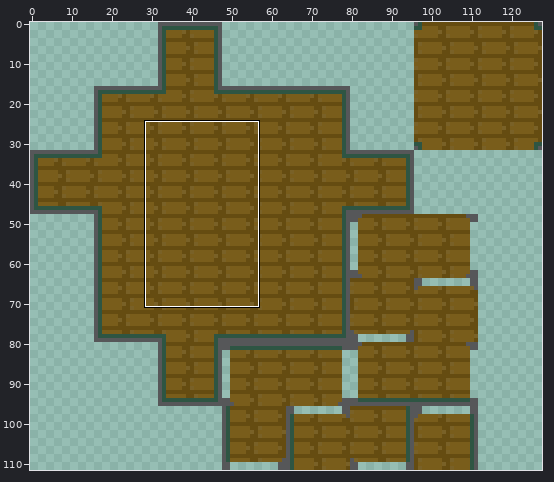
Edited in one commit: sprite sheet (Assets/Sprites/Home/Tilemaps/Lounge/woodenfloormap.png). The picture above shows the old version from afar; the outline marks the close-up.
Close-up. Before:
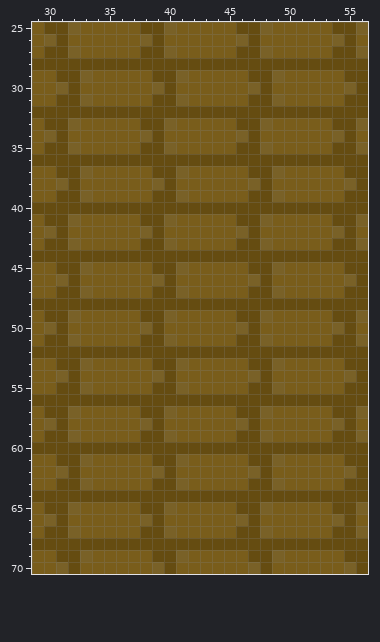
The file is 128x112 pixels. Shown: x 29..56, y 25..70.
New version:
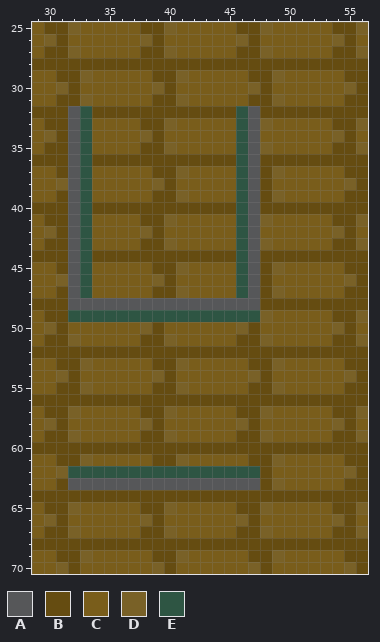
Palette (. is transparent): A #565759  B #654c11  C #795d1b  D #796127  E #2e5543
The exact change:
@@ x 29..56 @@
 31 CCBBDCCCCCBBDCCCCCBBDCCCCCBB
-32 BBBBBBBBBBBBBBBBBBBBBBBBBBBB
-33 CBBDCCCCCBBDCCCCCBBDCCCCCBBD
-34 CDBCCCCCCDBCCCCCCDBCCCCCCDBC
-35 CBBDCCCCCBBDCCCCCBBDCCCCCBBD
-36 BBBBBBBBBBBBBBBBBBBBBBBBBBBB
-37 CCBBDCCCCCBBDCCCCCBBDCCCCCBB
-38 CCDBCCCCCCDBCCCCCCDBCCCCCCDB
-39 CCBBDCCCCCBBDCCCCCBBDCCCCCBB
-40 BBBBBBBBBBBBBBBBBBBBBBBBBBBB
-41 CBBDCCCCCBBDCCCCCBBDCCCCCBBD
-42 CDBCCCCCCDBCCCCCCDBCCCCCCDBC
-43 CBBDCCCCCBBDCCCCCBBDCCCCCBBD
-44 BBBBBBBBBBBBBBBBBBBBBBBBBBBB
-45 CCBBDCCCCCBBDCCCCCBBDCCCCCBB
-46 CCDBCCCCCCDBCCCCCCDBCCCCCCDB
-47 CCBBDCCCCCBBDCCCCCBBDCCCCCBB
-48 BBBBBBBBBBBBBBBBBBBBBBBBBBBB
-49 CBBDCCCCCBBDCCCCCBBDCCCCCBBD
+32 BBBAEBBBBBBBBBBBBEABBBBBBBBB
+33 CBBAECCCCBBDCCCCCEADCCCCCBBD
+34 CDBAECCCCDBCCCCCCEACCCCCCDBC
+35 CBBAECCCCBBDCCCCCEADCCCCCBBD
+36 BBBAEBBBBBBBBBBBBEABBBBBBBBB
+37 CCBAECCCCCBBDCCCCEABDCCCCCBB
+38 CCDAECCCCCDBCCCCCEABCCCCCCDB
+39 CCBAECCCCCBBDCCCCEABDCCCCCBB
+40 BBBAEBBBBBBBBBBBBEABBBBBBBBB
+41 CBBAECCCCBBDCCCCCEADCCCCCBBD
+42 CDBAECCCCDBCCCCCCEACCCCCCDBC
+43 CBBAECCCCBBDCCCCCEADCCCCCBBD
+44 BBBAEBBBBBBBBBBBBEABBBBBBBBB
+45 CCBAECCCCCBBDCCCCEABDCCCCCBB
+46 CCDAECCCCCDBCCCCCEABCCCCCCDB
+47 CCBAECCCCCBBDCCCCEABDCCCCCBB
+48 BBBAAAAAAAAAAAAAAAABBBBBBBBB
+49 CBBEEEEEEEEEEEEEEEEDCCCCCBBD
 50 CDBCCCCCCDBCCCCCCDBCCCCCCDBC
@@ x 29..56 @@
 61 CCBBDCCCCCBBDCCCCCBBDCCCCCBB
-62 CCDBCCCCCCDBCCCCCCDBCCCCCCDB
-63 CCBBDCCCCCBBDCCCCCBBDCCCCCBB
+62 CCDEEEEEEEEEEEEEEEEBCCCCCCDB
+63 CCBAAAAAAAAAAAAAAAABDCCCCCBB
 64 BBBBBBBBBBBBBBBBBBBBBBBBBBBB
Where, in picture pixels (left, top, right, bottom), the same in both close-ups:
changed: (68, 106, 260, 322)
changed: (68, 466, 260, 490)
